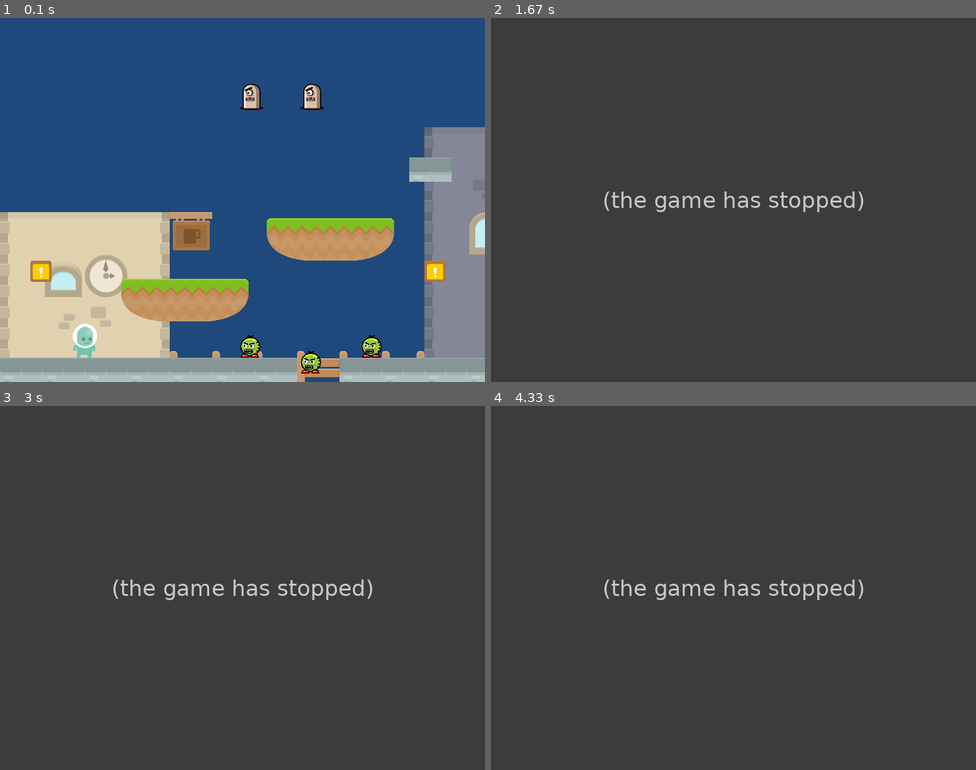
Above: before the commit, frames 1-4 (two rows, left to right).
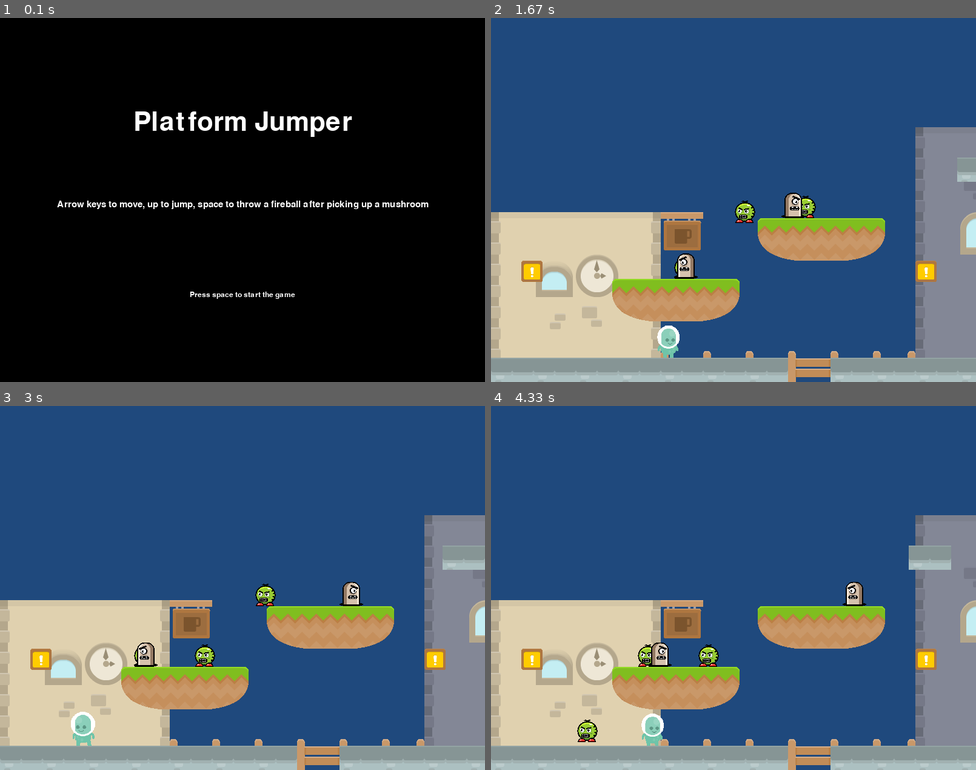
Above: after the commit, the same moments.

Repository: ToBaer94/pygame_platformer
Game: pygame game, started from main.py
Two runs of this game, one before a commit and one after it. Both use one fixed random seed, a clock stepped at 60 frames per second and the inputs below. The source is Python 2; it was converted automatically to run under Python 3.
Inputs:
- Up to frame 1 (0.1 s): no input
- Up to frame 2 (1.67 s): tap Space at 0.33 s; hold Right 0.67-1.13 s; hold Up 1.17-1.47 s; hold Right from 1.5 s (still down)
- Up to frame 3 (3 s): release Right at 1.97 s; hold Left 2-2.53 s; hold A 2-2.53 s; hold Left 2.57-2.97 s; hold A 2.57-2.97 s
- Up to frame 4 (4.33 s): hold Space 3-3.37 s; hold Up 3-3.37 s; hold Up 3.4-3.77 s; hold Right from 3.8 s (still down)

The runs differ from the first frame. In frame 1, 100% of the frame differs, in the area x 0-100%, y 0-100%; in frame 2, 100%; in frame 3, 100%; in frame 4, 100%.
Before the commit the program exited at 1.62 s; later frames show no game.

Commit message:
Cleaning up the main.py file
Restructured the main function to a game engine class.

Diff:
--- a/levels.py
+++ b/levels.py
@@ -174,7 +174,7 @@
         self.create_moving_platform(level_moving, player) # Create moving platforms
 
         for x in range(3):
-            self.create_enemy(x*100 + 400, 540) # Spawn base_enemies
+            self.create_enemy(x*100 + 400, 300) # Spawn base_enemies
 
         for x in range(2):
             self.create_koopa(400 + 100 * x, 100) # Spawn Koopas
--- a/main.py
+++ b/main.py
@@ -4,145 +4,187 @@
 import levels
 
 
-def main():
+class GameEngine(object):
+    def __init__(self):
+        pygame.init()
+        pygame.display.set_caption("Platform Jumper")
+        self.size = [SCREEN_WIDTH, SCREEN_HEIGHT]
+        self.screen = pygame.display.set_mode(self.size)
 
-    pygame.init()
+        self.target_fps = 60.0 # Intended FPS maximum
+        self.ms_per_sec = 1000.0 # Ms in one second
+        self.desired_frame_time = float(self.ms_per_sec) / float(self.target_fps) # Amount of ms per frame at target_fps
+        self.max_delta_time = 1.0 # Max step the game physics get moved by
 
-    size = [SCREEN_WIDTH, SCREEN_HEIGHT]
-    screen = pygame.display.set_mode(size)
+        self.player = Player() # Create the player
 
-    pygame.display.set_caption("Platform Jumper")
+        self.level_list = [] # Set up the list of levels
+        self.level_list.append(levels.Level_01(self.player))
+        #level_list.append( Level_02(player))
 
-    player = Player() # Create the player
+        self.current_level_no = 0
+        self.current_level = self.level_list[self.current_level_no]
 
-    level_list = [] # Set up the list of levels
-    level_list.append(levels.Level_01(player))
-    #level_list.append( Level_02(player))
+        self.active_sprite_list = pygame.sprite.Group() # Sprite group used for the player independent of the level
+        self.player.level = self.current_level # Set first level in player class
 
-    current_level_no = 0
-    current_level = level_list[current_level_no]
+        self.active_sprite_list.add(self.player)
 
-    active_sprite_list = pygame.sprite.Group() # Sprite group used for the player independent of the level
-    player.level = current_level # Set first level in player class
+        self.FPS = 60
+        self.clock = pygame.time.Clock()
+        self.done = False
+        self.game_over = True
 
-    active_sprite_list.add(player)
+    def run(self):
+        while not self.done:
+            frame_time = self.clock.tick(self.FPS)
 
-    done = False
+            if self.game_over:
+                self.game_over_reset()
 
-    clock = pygame.time.Clock()
+            self.handle_events()
+            self.update_everything(frame_time)
+            self.draw_everything()
 
-    target_fps = 60.0 # Intended FPS maximum
-    ms_per_sec = 1000.0 # Ms in one second
-    desired_frame_time = float(ms_per_sec) / float(target_fps) # Amount of ms per frame at target_fps
-    max_delta_time = 1.0 # Max step the game physics get moved by
-
-    FPS = 60
-
-    while not done:
-
-        frame_time = clock.tick(FPS)
-        total_delta_time = float(frame_time) / float(desired_frame_time) # Total amount of steps
-
+    def handle_events(self):
         for event in pygame.event.get():
             if event.type == pygame.QUIT:
-                done = True
+                self.done = True
 
             if event.type == pygame.KEYDOWN:
                 if event.key == pygame.K_LEFT:
-                    player.go_left()
+                    self.player.go_left()
                 if event.key == pygame.K_RIGHT:
-                    player.go_right()
+                    self.player.go_right()
                 if event.key == pygame.K_UP:
-                    player.jump()
+                    self.player.jump()
                 if event.key == pygame.K_a:
-                    FPS -= 2
+                    self.FPS -= 2
                 if event.key == pygame.K_s:
-                    FPS += 2
+                    self.FPS += 2
 
             if event.type == pygame.KEYUP:
-                if event.key == pygame.K_LEFT and player.change_x < 0:
-                    player.stop()
-                if event.key == pygame.K_RIGHT and player.change_x > 0:
-                    player.stop()
+                if event.key == pygame.K_LEFT and self.player.change_x < 0:
+                    self.player.stop()
+                if event.key == pygame.K_RIGHT and self.player.change_x > 0:
+                    self.player.stop()
 
                 if event.key == pygame.K_SPACE:
-                    player.fire()
+                    self.player.fire()
+
+    def update_everything(self, frame_time):
+        total_delta_time = float(frame_time) / float(self.desired_frame_time) # Total amount of steps
 
         while total_delta_time > 0.0: # While there still have to be made steps to keep physics constant
             # Update physics by 1 step until enough steps have been made
-            delta_time = min(total_delta_time, max_delta_time)
-            current_level.update(delta_time) # Current level (enemies, platforms, powerups) update
-            active_sprite_list.update(delta_time) # Player update
+            delta_time = min(total_delta_time, self.max_delta_time)
+            self.current_level.update(delta_time) # Current level (enemies, platforms, powerups) update
+            self.active_sprite_list.update(delta_time) # Player update
             total_delta_time -= delta_time
 
+        self.move_camera()
 
-        # Camera / Viewport control
-        if player.x_pos >= 500:
-            diff = player.x_pos - 500.0
-            player.x_pos = 500
-            player.rect.x = player.x_pos
-            current_level.shift_world(-diff)
+        if self.current_level.world_shift < self.current_level.level_limit and self.player.x_pos >= 450:
+            self.switch_level()
 
-        if player.x_pos <= 120:
-            diff = 120 - player.x_pos
-            if player.level.world_shift >= -5:
+        if self.player.rect.top > SCREEN_HEIGHT or self.player.dead:
+            print "Game over"
+            self.game_over = True
+
+    def move_camera(self):
+        if self.player.x_pos >= 500:
+            diff = self.player.x_pos - 500.0
+            self.player.x_pos = 500
+            self.player.rect.x = self.player.x_pos
+            self.current_level.shift_world(-diff)
+
+        if self.player.x_pos <= 120:
+            diff = 120 - self.player.x_pos
+            if self.player.level.world_shift >= -5:
                 pass
             else:
-                player.x_pos = 120
-                player.rect.x = player.x_pos
-            current_level.shift_world(diff)
+                self.player.x_pos = 120
+                self.player.rect.x = self.player.x_pos
+            self.current_level.shift_world(diff)
 
+    def switch_level(self):
+        self.player.x_pos = 120
+        self.player.rect.x = self.player.x_pos
+        if self.current_level_no < len(self.level_list)-1:
+            self.current_level_no += 1
+            self.current_level = self.level_list[self.current_level_no]
+            self.player.level = self.current_level
+            self.player.y_pos = 560 - self.player.rect.height
+            self.player.rect.y = self.player.y_pos
+        else:
+            # If last level, rest viewport and player position to level start
+            self.current_level.shift_world((-self.current_level.world_shift))
+            self.current_level.world_shift = 0
+            self.player.y_pos = 560 - self.player.rect.height
+            self.player.rect.y = self.player.y_pos
+            print "reached the end of the last level"
 
-        # Level control
-        if current_level.world_shift < current_level.level_limit and player.x_pos >= 450:
-            player.x_pos = 120
-            player.rect.x = player.x_pos
-            if current_level_no < len(level_list)-1:
-                current_level_no += 1
-                current_level = level_list[current_level_no]
-                player.level = current_level
-                player.y_pos = 560 - player.rect.height
-                player.rect.y = player.y_pos
-            else:
-                # If last level, rest viewport and player position to level start
-                current_level.shift_world((-current_level.world_shift))
-                current_level.world_shift = 0
-                player.y_pos = 560 - player.rect.height
-                player.rect.y = player.y_pos
-                print "reached the end of the last level"
+    def draw_everything(self):
+        self.current_level.draw(self.screen)
+        self.active_sprite_list.draw(self.screen)
+
+        pygame.display.flip()
+
+    def game_over_reset(self):
+        self.show_go_screen()
+        ###
+        self.player = Player() # Create the player
+
+        self.level_list = [] # Set up the list of levels
+        self.level_list.append(levels.Level_01(self.player))
+        #level_list.append( Level_02(player))
+
+        self.current_level_no = 0
+        self.current_level = self.level_list[self.current_level_no]
+
+        self.active_sprite_list = pygame.sprite.Group() # Sprite group used for the player independent of the level
+        self.player.level = self.current_level # Set first level in player class
+
+        self.active_sprite_list.add(self.player)
+        ###
+        self.game_over = False
+
+    def show_go_screen(self):
+        self.screen.fill(BLACK)
+        self.draw_text(self.screen, "Platform Jumper", 64, SCREEN_WIDTH // 2, SCREEN_HEIGHT // 4)
+        self.draw_text(self.screen, "Arrow keys to move, up to jump, space to throw a fireball after picking up"
+                          " a mushroom", 22,  SCREEN_WIDTH // 2, SCREEN_HEIGHT // 2)
+        self.draw_text(self.screen, "Press space to start the game", 18, SCREEN_WIDTH // 2,
+                  SCREEN_HEIGHT * 3 // 4)
+        pygame.display.flip()
+        waiting = True
+        while waiting:
+
+            #self.clock.tick(self.FPS)
+            for event in pygame.event.get():
+
+                if event.type == pygame.QUIT:
+                    pygame.quit()
+                    self.done = True
+
+                if event.type == pygame.KEYUP:
+                    if event.key == pygame.K_SPACE:
+                        waiting = False
+
+    def draw_text(self, screen, text, size, x, y):
+        font = pygame.font.Font(pygame.font.match_font("comic sans"), size)
+        text_surface = font.render(text, True, WHITE)
+        text_rect = text_surface.get_rect()
+        text_rect.midtop = (x, y)
+        screen.blit(text_surface, text_rect)
+
+class GameLogic(object):
+    pass
 
 
 
-        # Enemy collision detection (Probably to be moved out of the main file later)
-        enemy_hit_list = pygame.sprite.spritecollide(player, player.level.enemy_list, True)
-        for enemy in enemy_hit_list:
-            # No damage is taken when jumping on top
-            if player.rect.collidepoint(enemy.rect.midtop) \
-                    or player.rect.collidepoint(enemy.rect.x + 7, enemy.rect.y)\
-                    or player.rect.collidepoint(enemy.rect.x + enemy.rect.width - 7, enemy.rect.y):
-                print "hit on top"
-            else:
-                # If the player has one, remove the power_up
-                if player.status == "Fire":
-                    player.hurt()
-                    print player.status
-                # Else end the game (placeholder till i create a game over screen and/or extra lives)
-                else:
-                    print "You're dead"
-                    done = True
+if __name__ == "__main__":
 
-        # End the game if the player falls into a gap (placeholder)
-        if player.rect.top > SCREEN_HEIGHT:
-            print "Game over"
-            done = True
-
-        # Draw everything
-        current_level.draw(screen)
-        active_sprite_list.draw(screen)
-
-        pygame.display.flip()
-
-    pygame.quit()
-
-if __name__ == "__main__":
-    main()
+    game = GameEngine()
+    logic = GameLogic()
+    game.run()
--- a/player_1.py
+++ b/player_1.py
@@ -39,10 +39,13 @@
         self.status = "Small" # Power up status
 
         self.direction = "Right" # Sprite direction
+
         self.change_x = 0
         self.change_y = 0
 
         self.level = None
+
+        self.dead = False
 
     def set_walking_animation(self):
         """
@@ -178,6 +181,8 @@
         self.y_pos += float(self.change_y) * dt
         self.rect.y = self.y_pos
 
+        self.enemy_collide()
+
         # Handle platform collision after y-axis movement
         block_hit_list = pygame.sprite.spritecollide(self, self.level.platform_list, False)
         if block_hit_list:
@@ -204,6 +209,24 @@
 
             block.collide(dt) # Call collide method for specific platforms (item block, moving platform)
 
+    def enemy_collide(self):
+        enemy_hit_list = pygame.sprite.spritecollide(self, self.level.enemy_list, True)
+        for enemy in enemy_hit_list:
+            # No damage is taken when jumping on top
+            if self.rect.collidepoint(enemy.rect.midtop) \
+                    or self.rect.collidepoint(enemy.rect.x + 7, enemy.rect.y)\
+                    or self.rect.collidepoint(enemy.rect.x + enemy.rect.width - 7, enemy.rect.y):
+                print "hit on top"
+            else:
+                # If the player has one, remove the power_up
+                if self.status == "Fire":
+                    self.hurt()
+                    print self.status
+
+                else:
+                    print "You're dead"
+                    self.dead = True
+
     def calc_grav(self, dt):
         """
         Handles gravity
